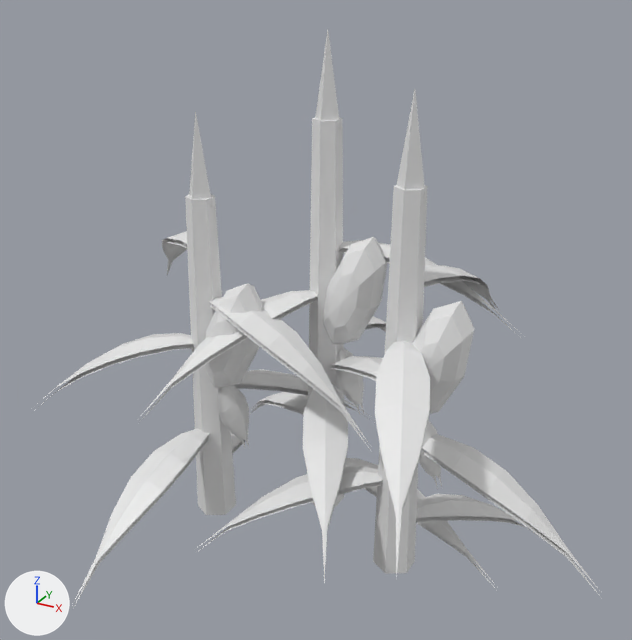
Before and after pictures for a commit that changed the glTF model models/world/corn-3.glb.
One viewpoint serves both versions: a camera (50 mm lens) standing at (1.101, -2.063, 1.643) and looking at (0.021, -0.1, 0.661). The axes (+X, +Y, +Z) are drawn at lower left. The lights are the same throughout. The picture after the commit comes second. Vertices at exactly the same position are counted once.

In view in the first picture: 'corn-3'.
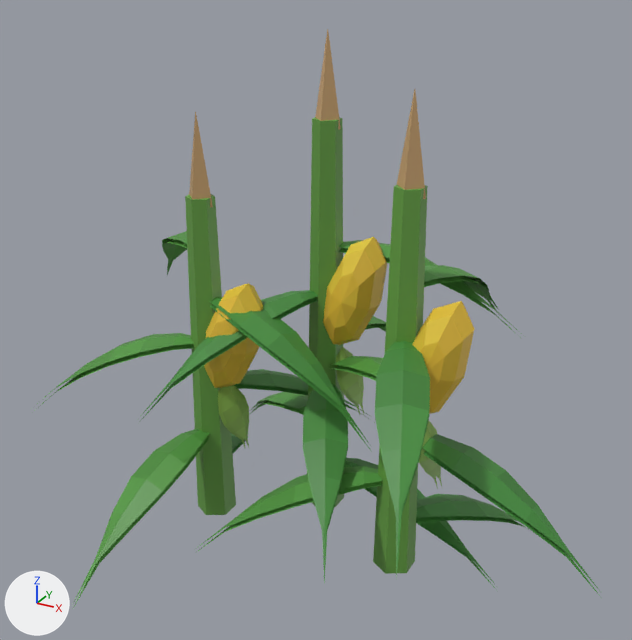
What changed in the scene script:
```text
Change mat_vc:
    add n2 = _N.new('ShaderNodeMix'); n2.name = 'Mix'
    add n2.data_type = 'RGBA'
    add n2.blend_type = 'MULTIPLY'
    add n2.inputs[0].default_value = 1.0  # 'Factor'
    add n2.inputs[7].default_value = (0.8, 0.8, 0.8, 1.0)  # 'B', white #e7e7e7
    add n3 = _N.new('ShaderNodeVertexColor'); n3.name = 'Color Attribute'
    where n0 = _N.new('ShaderNodeBsdfPrincipled'); n0.name = 'Principled BSDF'
    add _L.new(n2.outputs[2], n0.inputs[0])  # 'Result' to 'Base Color'
    add _L.new(n3.outputs[0], n2.inputs[6])  # 'Color' to 'A'
Change me_mesh_0:
    where me_mesh_0.from_pydata(...)  # 992 vertices, 1268 faces; spans x -0.82..0.9, y -0.78..0.58, z -0.14..1.42
    used by ob_corn_3; location = (0.0, 0.0, 0.0)
    me_mesh_0 part 1: 81 of 992 vertices moved; they spanned x -0.28..0.5, y -0.28..0.08, z 0.42..0.9 and now span x -0.28..0.5, y -0.28..0.08, z 0.42..0.9; mean shift (0.0, 0.0, 0.0); largest move (-0.19, -0.12, 0.6) -> (-0.11, -0.24, 0.69)
```

Pixel boxes [x1, y1, x2, y2] of what changed, in the pictures (632 x 640 px; the box of a moved part takes in the faces that stretch with it):
'corn-3', recoloured (darker): [35, 29, 601, 606] in both
part 1 of me_mesh_0, moved or reshaped: [204, 237, 474, 414] in both
